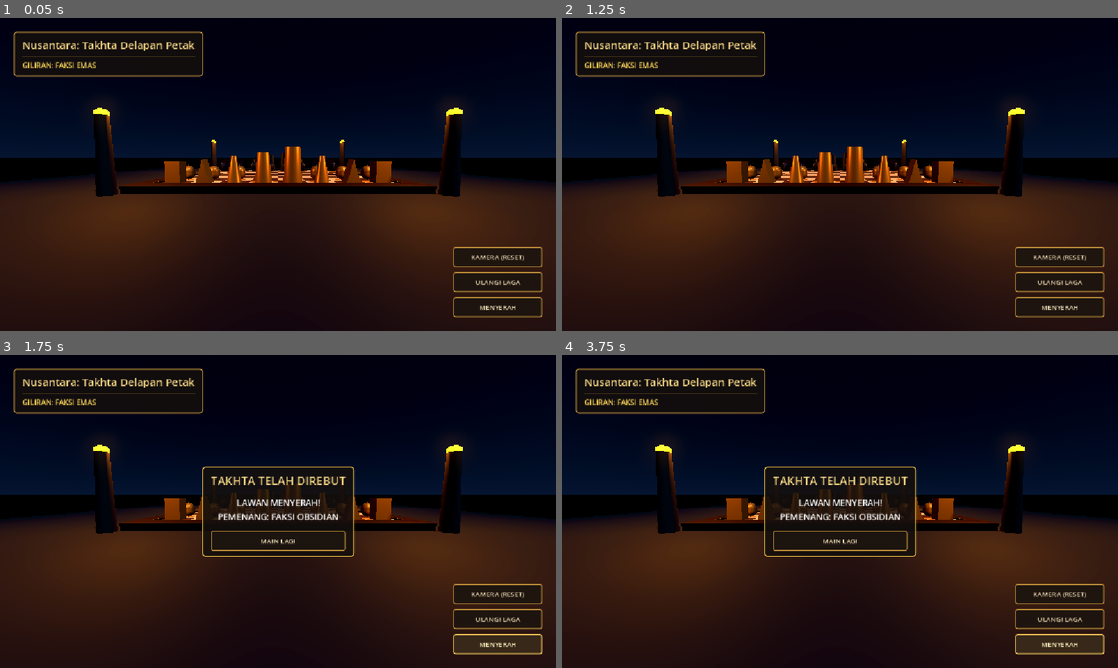
Above: before the commit, frames 1-4 (two rows, left to right).
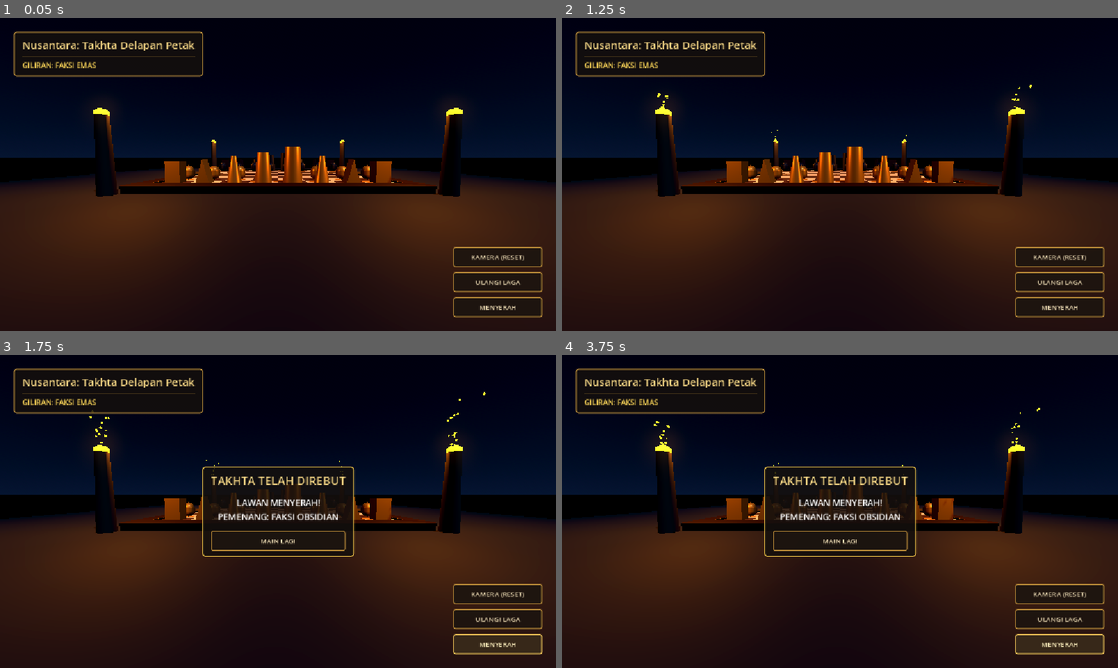
Above: after the commit, the same moments.

Repository: JavaneseIvankov/nusantara-chess
Game: Godot game, scene res://main/main.tscn
Two runs of this game, one before a commit and one after it. Both use one fixed random seed, a clock stepped at 60 frames per second and the inputs below.
Inputs:
- Up to frame 1 (0.05 s): no input
- Up to frame 2 (1.25 s): click "ULANGI LAGA" at 0.5 s
- Up to frame 3 (1.75 s): click "MENYERAH" at 1.25 s
- Up to frame 4 (3.75 s): click "MAIN LAGI" at 2 s; click "ULANGI LAGA" at 2.75 s; click "MENYERAH" at 3.5 s

Frame 1 is identical in both runs. In frame 2, less than 0.1% of the frame differs, in the area x 17-85%, y 21-39%; in frame 3, less than 0.1%, in the area x 16-88%, y 11-39%; in frame 4, less than 0.1%.

Commit message:
feat(polish): add smooth piece tween animations, last-move highlights, and torch ember particles
- Implement cubic glide and knight arc-jump tweening in ChessPiece

- Add last-move origin/destination highlights and pulsing red check frame on ChessBoard

- Attach GPUParticles3D rising fire sparks to all four corner torch pillars

Diff:
--- a/scripts/board/chess_board.gd
+++ b/scripts/board/chess_board.gd
@@ -14,6 +14,9 @@
 var light_material: StandardMaterial3D
 var dark_material: StandardMaterial3D
 var selection_highlight: Node3D
+var last_move_from_highlight: Node3D
+var last_move_to_highlight: Node3D
+var king_check_highlight: Node3D
 var valid_moves_container: Node3D
 
 var current_turn: ChessPiece.Faction = ChessPiece.Faction.GOLD
@@ -27,7 +30,7 @@
 func _ready() -> void:
 	_setup_materials()
 	_generate_board()
-	_create_highlight_frame()
+	_create_highlights()
 	_create_valid_moves_container()
 	_spawn_initial_pieces()
 
@@ -69,20 +72,26 @@
 
 			add_child(tile_body)
 
-func _create_highlight_frame() -> void:
-	selection_highlight = Node3D.new()
-	selection_highlight.name = "SelectionHighlight"
-	selection_highlight.visible = false
+func _create_highlights() -> void:
+	selection_highlight = _make_border_frame("SelectionHighlight", Color(1.0, 0.85, 0.3), 2.5, 0.94)
+	last_move_from_highlight = _make_border_frame("LastMoveFrom", Color(0.45, 0.75, 1.0), 1.2, 0.90)
+	last_move_to_highlight = _make_border_frame("LastMoveTo", Color(0.45, 0.75, 1.0), 1.6, 0.92)
+	king_check_highlight = _make_border_frame("KingCheckHighlight", Color(1.0, 0.2, 0.15), 3.2, 0.95)
+
+func _make_border_frame(node_name: String, glow_color: Color, energy: float, scale_factor: float) -> Node3D:
+	var frame := Node3D.new()
+	frame.name = node_name
+	frame.visible = false
 
 	var glow_mat := StandardMaterial3D.new()
-	glow_mat.albedo_color = Color(1.0, 0.85, 0.3)
+	glow_mat.albedo_color = glow_color
 	glow_mat.emission_enabled = true
-	glow_mat.emission = Color(1.0, 0.78, 0.2)
-	glow_mat.emission_energy_multiplier = 2.5
-
-	var thickness: float = 0.05
+	glow_mat.emission = glow_color
+	glow_mat.emission_energy_multiplier = energy
+
+	var thickness: float = 0.045
 	var height: float = 0.015
-	var edge_len: float = tile_size * 0.94
+	var edge_len: float = tile_size * scale_factor
 	var half_span: float = (edge_len - thickness) / 2.0
 
 	var borders := [
@@ -99,9 +108,10 @@
 		bar.mesh = mesh
 		bar.material_override = glow_mat
 		bar.position = b["pos"]
-		selection_highlight.add_child(bar)
-
-	add_child(selection_highlight)
+		frame.add_child(bar)
+
+	add_child(frame)
+	return frame
 
 func _create_valid_moves_container() -> void:
 	valid_moves_container = Node3D.new()
@@ -225,13 +235,19 @@
 	if captured_piece != null:
 		captured_piece.queue_free()
 
+	var origin_grid := selected_grid
 	var moving_piece := selected_piece
-	board_state.erase(selected_grid)
+	board_state.erase(origin_grid)
 	board_state[target_grid] = moving_piece
 
+	# Sorot jejak petak asal & tujuan langkah terakhir
+	last_move_from_highlight.position = grid_to_world(origin_grid)
+	last_move_from_highlight.visible = true
+	last_move_to_highlight.position = grid_to_world(target_grid)
+	last_move_to_highlight.visible = true
+
 	moving_piece.move_to(target_grid, grid_to_world(target_grid))
 
-	# Cek Promosi Pion saat mencapai baris paling ujung lawan
 	if moving_piece.type == ChessPiece.PieceType.PAWN:
 		var promotion_row: int = 0 if moving_piece.faction == ChessPiece.Faction.GOLD else 7
 		if target_grid.y == promotion_row:
@@ -245,6 +261,16 @@
 	turn_changed.emit(current_turn)
 
 	var in_check: bool = _is_king_in_check(current_turn, board_state)
+
+	# Sorot petak di bawah Raja jika sedang terancam Skak
+	if in_check:
+		var king_grid := _find_king_pos(current_turn, board_state)
+		if king_grid != Vector2i(-1, -1):
+			king_check_highlight.position = grid_to_world(king_grid)
+			king_check_highlight.visible = true
+	else:
+		king_check_highlight.visible = false
+
 	var has_any_legal_move: bool = _faction_has_legal_moves(current_turn)
 
 	if not has_any_legal_move:
@@ -258,6 +284,13 @@
 
 	check_state_changed.emit(in_check)
 
+func _find_king_pos(faction: ChessPiece.Faction, state: Dictionary) -> Vector2i:
+	for pos in state.keys():
+		var p: ChessPiece = state[pos]
+		if p.faction == faction and p.type == ChessPiece.PieceType.KING:
+			return pos
+	return Vector2i(-1, -1)
+
 # ==============================================================================
 # LOGIKA VALIDASI SKAK (CHECK) & SKAKMAT (CHECKMATE)
 # ==============================================================================
@@ -279,14 +312,7 @@
 	return not _is_king_in_check(piece.faction, sim_state, piece, target_pos)
 
 func _is_king_in_check(faction: ChessPiece.Faction, state: Dictionary, moved_piece: ChessPiece = null, moved_pos: Vector2i = Vector2i(-1, -1)) -> bool:
-	var king_pos: Vector2i = Vector2i(-1, -1)
-
-	for pos in state.keys():
-		var p: ChessPiece = state[pos]
-		if p.faction == faction and p.type == ChessPiece.PieceType.KING:
-			king_pos = pos
-			break
-
+	var king_pos := _find_king_pos(faction, state)
 	if king_pos == Vector2i(-1, -1):
 		return false
 
--- a/scripts/environment/placeholder_environment.gd
+++ b/scripts/environment/placeholder_environment.gd
@@ -86,7 +86,7 @@
 		mesh_inst.position = g_data["pos"]
 		frame_root.add_child(mesh_inst)
 
-# 3. Empat Tiang Obor Batu di Sudut Papan (Tinggi 2.2m sejajar TorchLight_1..4)
+# 3. Empat Tiang Obor Batu di Sudut Papan + Partikel Percikan Api
 func _build_torch_pillars() -> void:
 	var pillars_root := Node3D.new()
 	pillars_root.name = "TorchPillars"
@@ -100,7 +100,21 @@
 	ember_mat.albedo_color = Color(1.0, 0.55, 0.1)
 	ember_mat.emission_enabled = true
 	ember_mat.emission = Color(1.0, 0.45, 0.05)
-	ember_mat.emission_energy_multiplier = 3.5 # Bara api menyala (Glow)
+	ember_mat.emission_energy_multiplier = 3.5
+
+	var particle_mat := ParticleProcessMaterial.new()
+	particle_mat.direction = Vector3(0, 1, 0)
+	particle_mat.spread = 22.0
+	particle_mat.initial_velocity_min = 0.5
+	particle_mat.initial_velocity_max = 1.2
+	particle_mat.gravity = Vector3(0, 0.3, 0)
+	particle_mat.scale_min = 0.03
+	particle_mat.scale_max = 0.07
+
+	var spark_mesh := SphereMesh.new()
+	spark_mesh.radius = 0.5
+	spark_mesh.height = 1.0
+	spark_mesh.material = ember_mat
 
 	var corners := [
 		Vector3(-4.8, -0.2, -4.8),
@@ -114,7 +128,6 @@
 		torch_node.position = pos
 		pillars_root.add_child(torch_node)
 
-		# Tiang batu (tinggi 2.2m dari dasar lantai Y = -0.2 sampai puncak Y = 2.0)
 		var column := MeshInstance3D.new()
 		var cyl := CylinderMesh.new()
 		cyl.top_radius = 0.16
@@ -125,7 +138,6 @@
 		column.position.y = 1.1
 		torch_node.add_child(column)
 
-		# Mangkuk bara api di puncak tiang
 		var ember := MeshInstance3D.new()
 		var sphere := SphereMesh.new()
 		sphere.radius = 0.18
@@ -134,3 +146,11 @@
 		ember.material_override = ember_mat
 		ember.position.y = 2.25
 		torch_node.add_child(ember)
+
+		var sparks := GPUParticles3D.new()
+		sparks.amount = 18
+		sparks.lifetime = 1.4
+		sparks.process_material = particle_mat
+		sparks.draw_pass_1 = spark_mesh
+		sparks.position.y = 2.3
+		torch_node.add_child(sparks)
--- a/scripts/pieces/chess_piece.gd
+++ b/scripts/pieces/chess_piece.gd
@@ -78,10 +78,24 @@
 	visual_mesh.position.y = height / 2.0
 
 # Animasi meluncur mulus saat bidak berpindah petak
-func move_to(target_grid: Vector2i, target_world_pos: Vector3) -> void:
-	grid_pos = target_grid
-	var tween := create_tween().set_trans(Tween.TRANS_CUBIC).set_ease(Tween.EASE_OUT)
-	tween.tween_property(self, "position", target_world_pos, 0.32)
+func move_to(new_grid_pos: Vector2i, target_world_pos: Vector3) -> void:
+	grid_pos = new_grid_pos
+
+	var duration: float = 0.28
+	var tween := create_tween()
+	tween.set_parallel(true)
+
+	# Gerak horizontal (X dan Z) mulus
+	tween.tween_property(self, "position:x", target_world_pos.x, duration).set_trans(Tween.TRANS_CUBIC).set_ease(Tween.EASE_OUT)
+	tween.tween_property(self, "position:z", target_world_pos.z, duration).set_trans(Tween.TRANS_CUBIC).set_ease(Tween.EASE_OUT)
+
+	# Khusus Kuda: melompat melengkung ke atas lalu mendarat!
+	if type == PieceType.KNIGHT:
+		var arc_tween := create_tween()
+		arc_tween.tween_property(self, "position:y", target_world_pos.y + 0.65, duration * 0.5).set_trans(Tween.TRANS_QUAD).set_ease(Tween.EASE_OUT)
+		arc_tween.tween_property(self, "position:y", target_world_pos.y, duration * 0.5).set_trans(Tween.TRANS_QUAD).set_ease(Tween.EASE_IN)
+	else:
+		tween.tween_property(self, "position:y", target_world_pos.y, duration)
 
 # Mengubah jenis dan bentuk 3D bidak saat Pion mencapai baris ujung (Promosi)
 func promote_to(new_type: PieceType) -> void:
